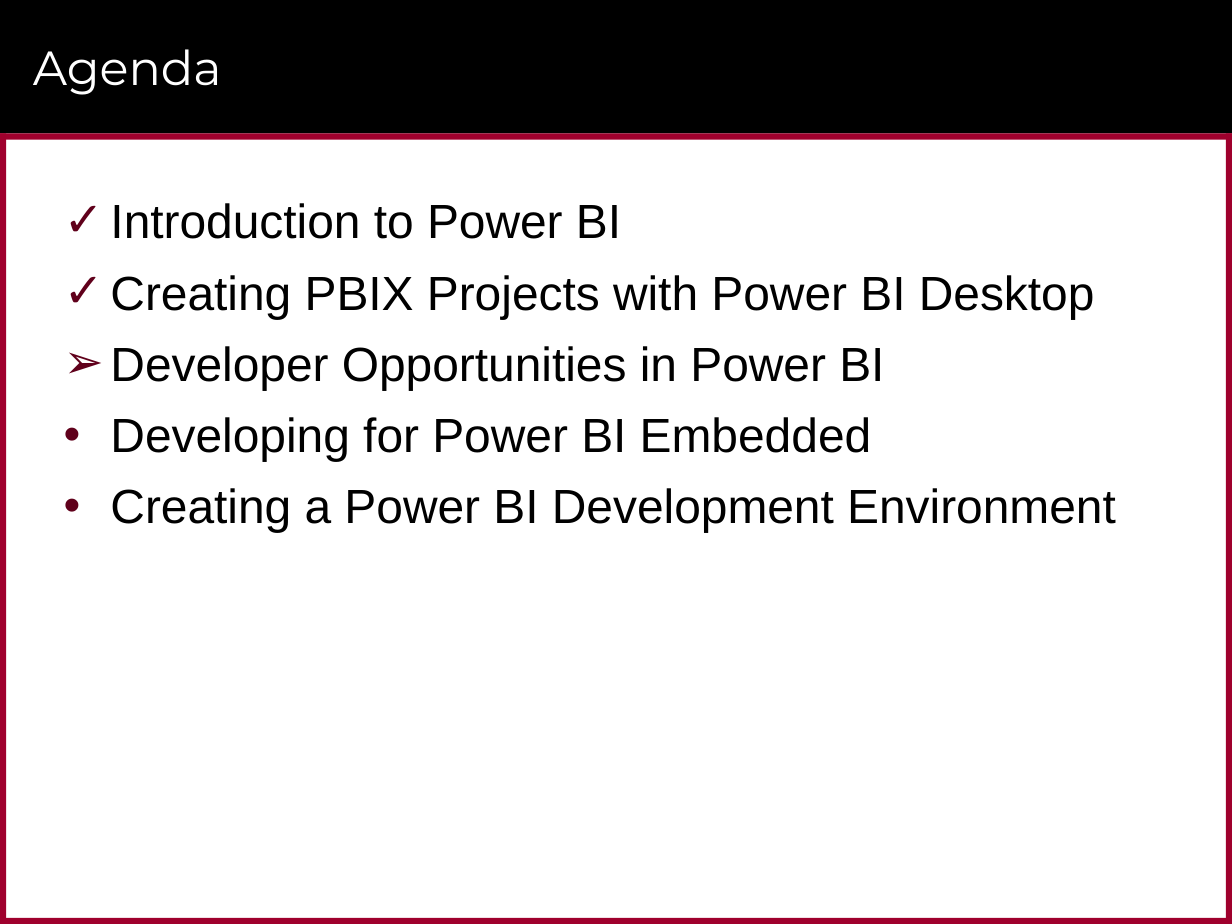
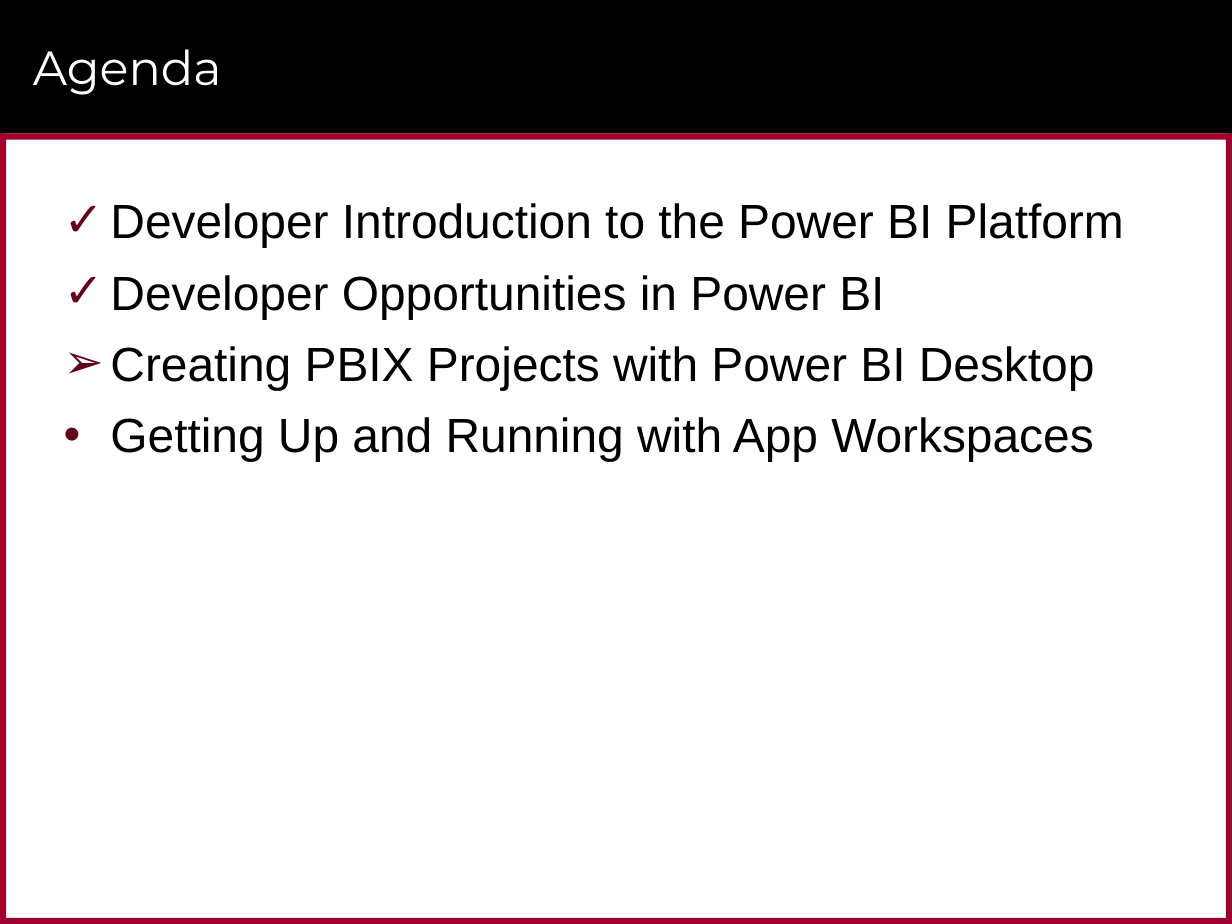
Before and after one commit to CriticalPathTraining/DevInADay, a slide deck: slide 26 of Modules/01_Intro/slides.pptx (slide 25 before the commit). Drawn at 1232x924 pixels with LibreOffice and Linux fonts; fonts in the diff are those of the drawing; background and template pictures are left out. Boxes give left, top, right and bottom in pixels: in the first picture for what was removed or moved away, otherwise in the second. Text is boxed around its words. In the diff, an @@ line names an element or a change of style, - is before the commit and + after.

```diff
--- a/Modules/01_Intro/slides.pptx
+++ b/Modules/01_Intro/slides.pptx
@@ text at [110,203,1124,319]: text changed @@
-✓ Introduction to Power BI
+✓ Developer Introduction to the Power BI Platform
+✓ Developer Opportunities in Power BI
@@ text at [110,346,1095,390]: bullet ✓ to ➢ @@
@@ text at [110,417,1093,461]: text changed @@
-➢ Developer Opportunities in Power BI
-• Developing for Power BI Embedded
-• Creating a Power BI Development Environment
+• Getting Up and Running with App Workspaces
```
Also in this commit, not shown: 12 other slides changed, 2 slides added, 14 slides removed, 12 other files.
